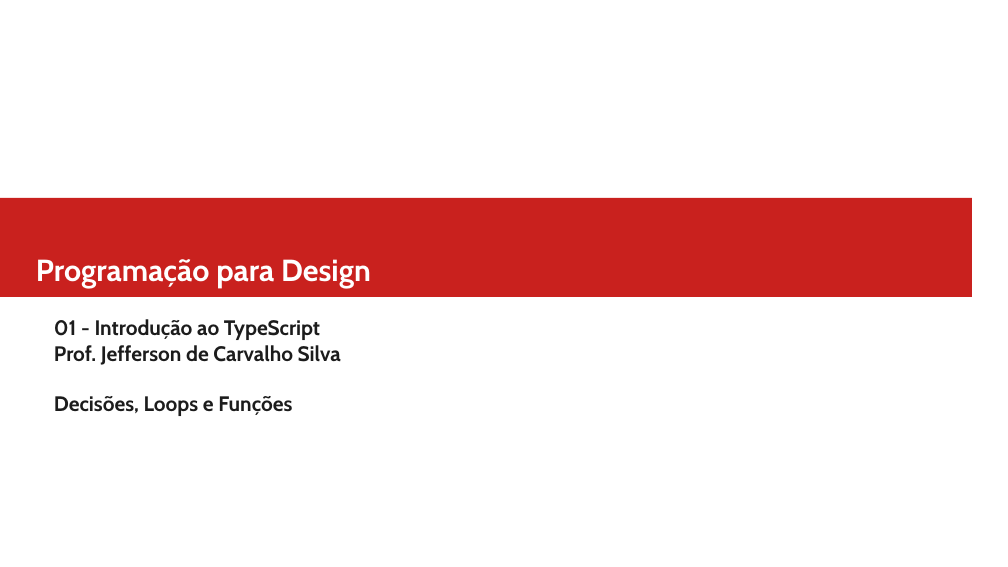
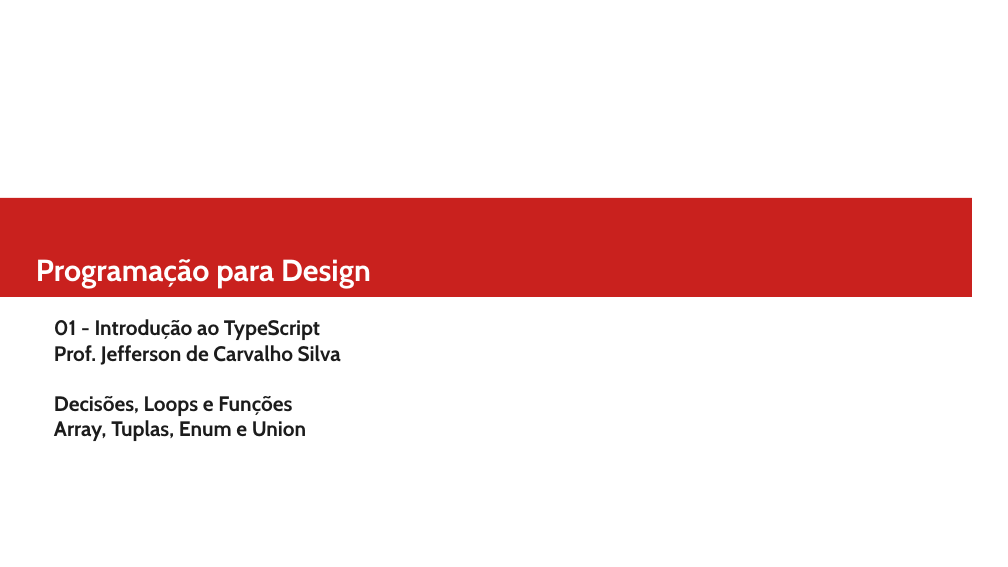
Before and after one commit to jeffersoncarvalho/ufc_2022_1, a slide deck: slide 1 of PD/02 - Ifs Loops e Funções.odp. Drawn at 1008x567 pixels with LibreOffice and Linux fonts; fonts in the diff are those of the drawing. Boxes give left, top, right and bottom in pixels: in the first picture for what was removed or moved away, otherwise in the second. Text is boxed around its words. In the diff, an @@ line names an element or a change of style, - is before the commit and + after.

```diff
--- a/PD/02 - Ifs Loops e Funções.odp
+++ b/PD/02 - Ifs Loops e Funções.odp
@@ subtitle at box(54, 420, 306, 441): paragraph added @@
+Array, Tuplas, Enum e Union
```
Also in this commit, not shown: 3 other slides changed, 14 slides added, 35 other files.
